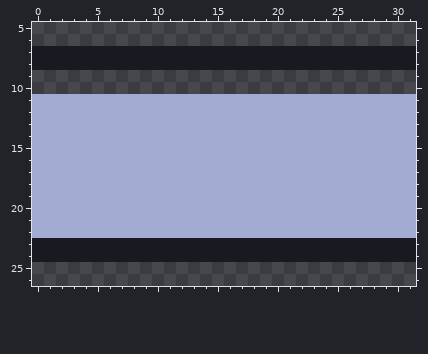
One commit to this pixel-art file: tiles/murdoku/wall_h.aseprite. That is the earlier state.
32x32 pixels, 1 frame. Shown: x 0..31, y 5..26.
Once edited:
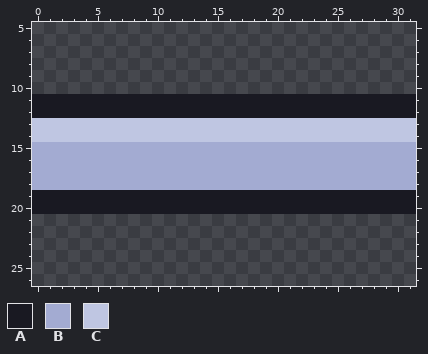
Palette (. is transparent): A #191922  B #a3abd2  C #bfc6e2
From old to new:
layer "ink" added
Changed rows in their new state; - is an unchanged pixel.
Layers "ink", "flat":
first column x 0:
 7 ................................
 8 ................................
11 AAAAAAAAAAAAAAAAAAAAAAAAAAAAAAAA
12 AAAAAAAAAAAAAAAAAAAAAAAAAAAAAAAA
13 CCCCCCCCCCCCCCCCCCCCCCCCCCCCCCCC
14 CCCCCCCCCCCCCCCCCCCCCCCCCCCCCCCC
first column x 0:
19 AAAAAAAAAAAAAAAAAAAAAAAAAAAAAAAA
20 AAAAAAAAAAAAAAAAAAAAAAAAAAAAAAAA
21 ................................
22 ................................
23 ................................
24 ................................
Where, in picture pixels (left, top, right, bottom), the same in both pictures:
changed: (32, 46, 416, 262)
